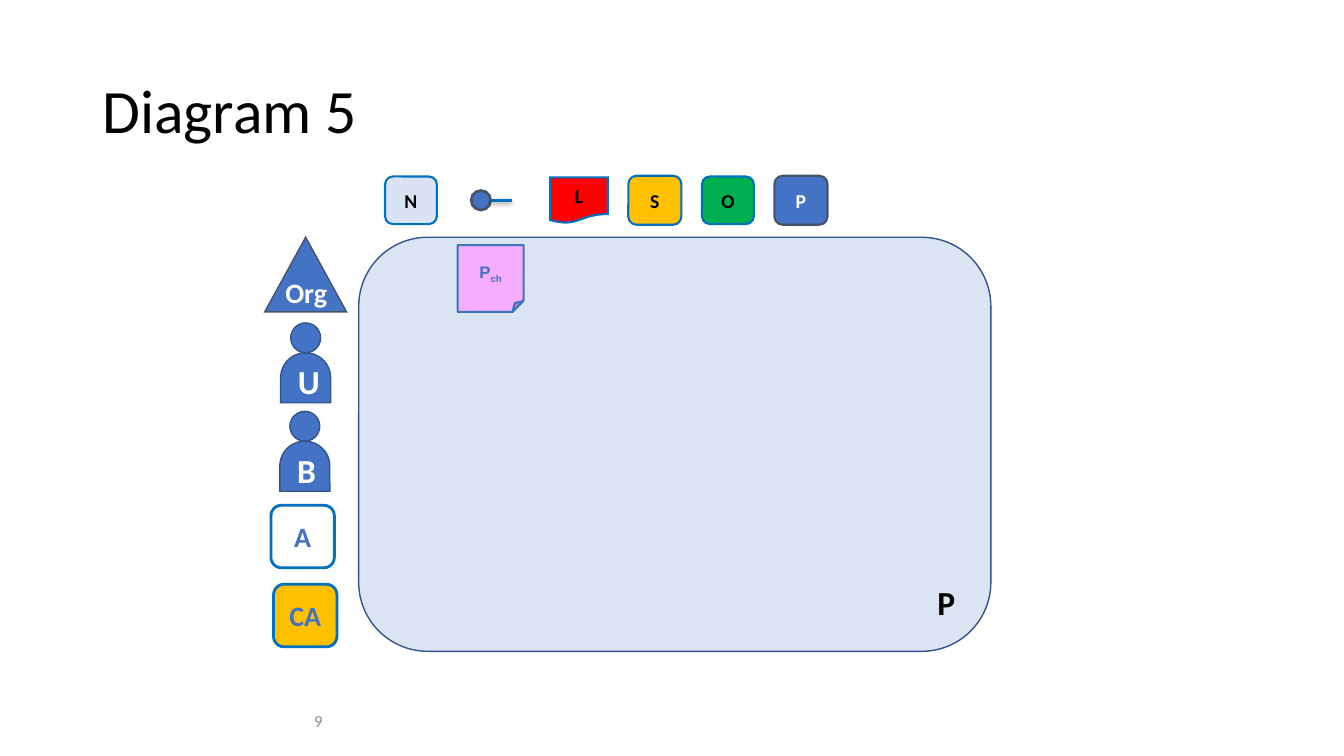
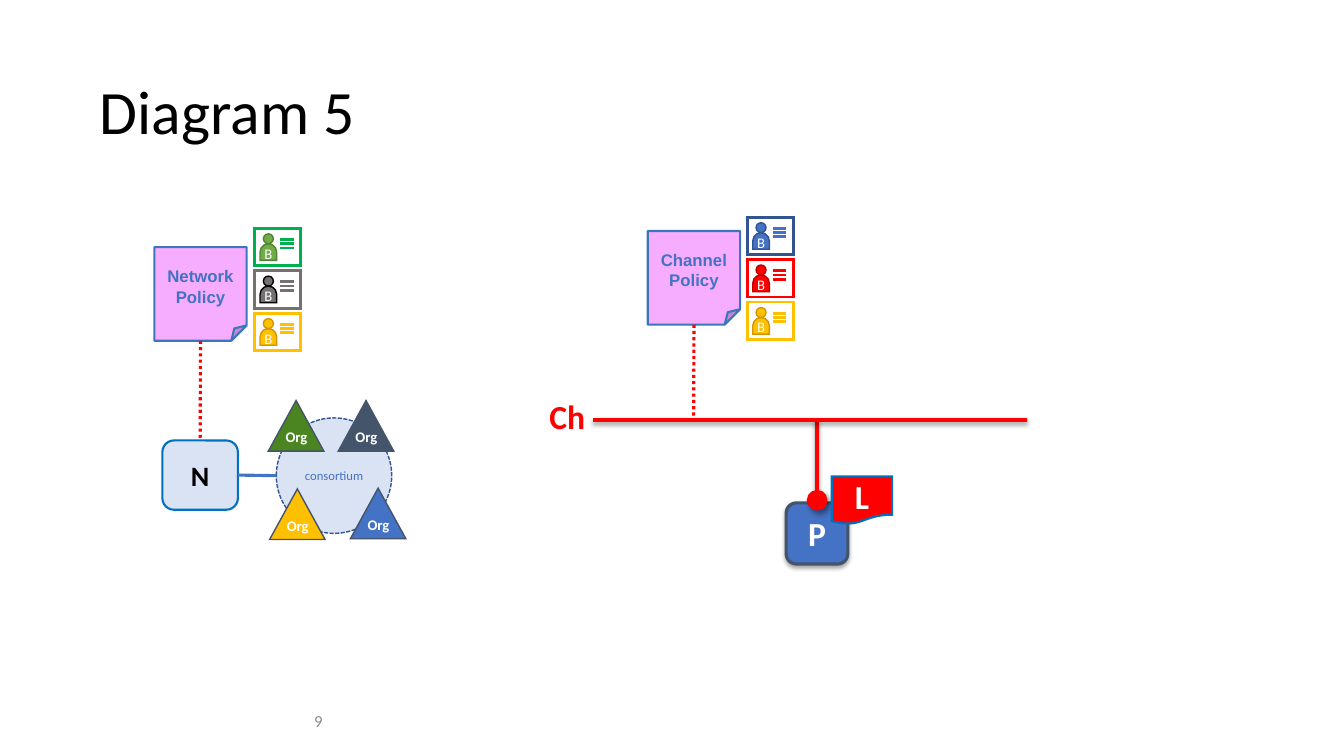
Before and after one commit to FabricTOC/FabricTOC, a slide deck: slide 9 of docs/OtherSourceMaterial/Diagrams.pptx. Drawn at 1344x756 pixels with LibreOffice and Linux fonts; fonts in the diff are those of the drawing. Boxes give left, top, right and bottom in pixels: in the first picture for what was removed or moved away, otherwise in the second. Text is boxed around its words. In the diff, an @@ line names an element or a change of style, - is before the commit and + after.

```diff
--- a/docs/OtherSourceMaterial/Diagrams.pptx
+++ b/docs/OtherSourceMaterial/Diagrams.pptx
@@ rounded rectangle removed at (628,175,682,225) @@
-S
@@ rounded rectangle removed at (702,176,753,224) @@
-O
@@ ellipse removed at (471,191,490,210) @@
@@ line removed from (491, 201) to (512, 201) @@
@@ triangle removed at (265,237,347,312) @@
@@ rounded rectangle removed at (359,237,991,651) @@
@@ folded corner removed at (458,245,523,312) @@
-Pch
@@ round same rect "B": place and size @@
-round same rect "B" at (280,442,331,492)
+round same rect "B" at (260,329,276,345)
@@ round same rect "B" at (260,329,276,345): size 24 to 10.5 pt, bold off; fill #4472C4 to #FFC000; outline #325491 1 pt to #D29500 1 pt @@
@@ ellipse removed at (290,323,321,353) @@
@@ round same rect removed at (280,353,331,403) @@
-U
@@ ellipse removed at (290,411,321,442) @@
@@ rounded rectangle "N": place and size @@
-rounded rectangle "N" at (385,176,437,224)
+rounded rectangle "N" at (162,441,238,510)
@@ rounded rectangle "N" at (162,441,238,510): size 14 to 20 pt @@
@@ text "Org": place and size @@
-text "Org" at (285,284,327,308)
+text "Org" at (286,432,308,445)
@@ text "Org" at (286,432,308,445): size 20 to 10.5 pt @@
@@ group added at (154,229,406,539): 11 lines, 4 ellipses, 4 triangles, 3 rectangles, 3 texts, 2 round same rects, 1 folded corner @@
+B
+B
+Network Policy
+consortium
+Org
+Org
+Org
@@ flow chart document "L": place and size @@
-flow chart document "L" at (551,177,608,223)
+flow chart document "L" at (832,477,892,524)
@@ flow chart document "L" at (832,477,892,524): size 14 to 24 pt, text colour #000000 to #FFFFFF @@
@@ rounded rectangle removed at (271,505,335,568) @@
-A
@@ rounded rectangle "P": place and size @@
-rounded rectangle "P" at (774,175,828,225)
+rounded rectangle "P" at (786,503,848,565)
@@ rounded rectangle "P" at (786,503,848,565): size 14 to 24 pt; outline #44546A 1.5 pt to #44546A 2.25 pt; shadow on @@
@@ group added at (549,217,1027,509): 12 lines, 4 ellipses, 3 rectangles, 3 round same rects, 1 folded corner, 1 text @@
+Channel Policy
+Ch
+B
+B
+B
@@ rounded rectangle removed at (273,585,337,647) @@
-CA
@@ text removed at (937,593,955,615) @@
-P
```
Also in this commit, not shown: 1 other slide changed, 4 slides removed, 2 other files.
